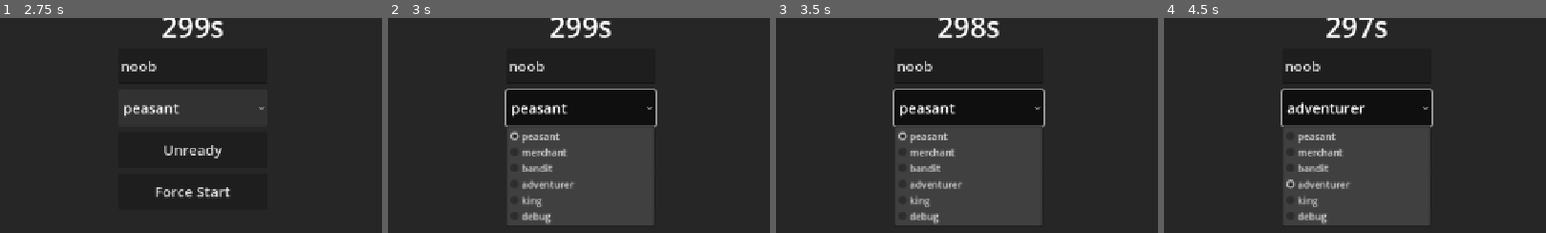
Above: before the commit, frames 1-4 (left to right).
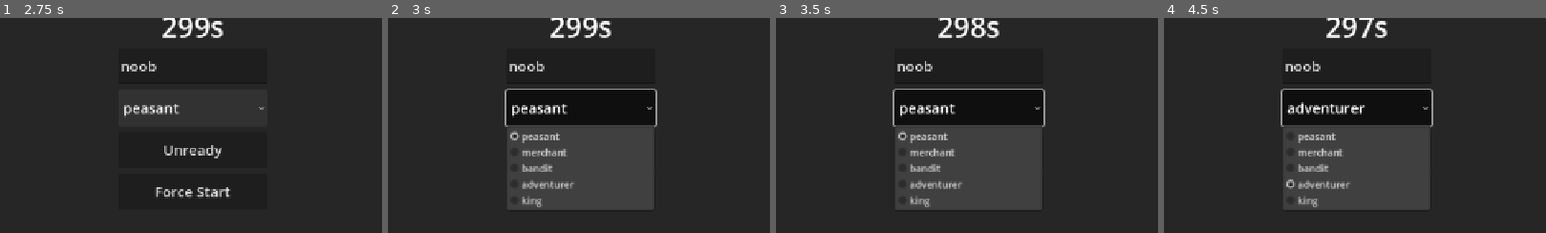
Above: after the commit, the same moments.

Repository: zakanater19/godot-roguetown
Game: Godot game, scene res://main_menu.tscn
The game is run twice, just before and just after one commit, with the same random seed, the same clock (stepped at 60 frames per second) and the same inputs.
Inputs (mouse positions are % of the whole screen's width and height, from its top left):
- Up to frame 1 (2.75 s): tap Enter at 0.5 s; move the mouse to (72, 45) at 0.52 s; hold D 0.53-1.25 s; hold Shift 0.53-1.25 s; click (72, 45) at 0.67 s; tap Space at 0.77 s; click "Host Server" at 1.25 s; click "Start Hosting" at 2 s
- Up to frame 2 (3 s): click "peasant" at 2.75 s
- Up to frame 3 (3.5 s): no input
- Up to frame 4 (4.5 s): click "Force Start" at 3.5 s; click "adventurer" at 4.25 s
The pictures show only the part of the screen within x 25-75%, y 30-80%; the shares and areas given below are measured in that part.

Frame 1 is identical in both runs. In frame 2, 2.6% of the frame differs, in the area x 31-70%, y 89-97%; in frame 3, 2.6%; in frame 4, 2.6%.

Commit message:
class restrictions

Diff:
--- a/classes.gd
+++ b/classes.gd
@@ -114,16 +114,5 @@
 			"cloak": "KingCloak",
 			"head": "Crown"
 		}
-	},
-	"debug": {
-		"stats": {
-			"strength": 20,
-			"agility": 10
-		},
-		"skills": {
-			"sword_fighting": 5,
-			"blacksmithing": 5
-		},
-		"equipment": {}
 	}
 }
--- a/lobby.gd
+++ b/lobby.gd
@@ -93,7 +93,6 @@
 	_class_option.add_item("bandit")
 	_class_option.add_item("adventurer")
 	_class_option.add_item("king")
-	_class_option.add_item("debug")
 	_class_option.add_theme_font_size_override("font_size", 24)
 	_class_option.custom_minimum_size = Vector2(250, 60)
 	_class_option.set_anchors_preset(Control.PRESET_CENTER)
@@ -154,7 +153,6 @@
 	_lj_class_option.add_item("bandit")
 	_lj_class_option.add_item("adventurer")
 	_lj_class_option.add_item("king")
-	_lj_class_option.add_item("debug")
 	_lj_class_option.add_theme_font_size_override("font_size", 20)
 	lj_vbox.add_child(_lj_class_option)
 
@@ -413,7 +411,7 @@
 	_error_dialog.dialog_text = msg
 	_error_dialog.popup_centered()
 
-@rpc("authority", "call_remote", "reliable")
+@rpc("authority", "call_local", "reliable")
 func rpc_show_name_error(msg: String) -> void:
 	_show_error(msg)
 
@@ -462,12 +460,29 @@
 	game_started = true
 	sync_game_started.rpc()
 
+	# Determine King candidate if any
+	var king_candidates =[]
+	for peer_id in ready_players:
+		var data = ready_players[peer_id]
+		if data.get("ready", false) == true and data.get("class", "peasant") == "king":
+			king_candidates.append(peer_id)
+
+	var chosen_king = -1
+	if king_candidates.size() > 0:
+		chosen_king = king_candidates.pick_random()
+
+	# Spawn evaluated players
 	for peer_id in ready_players:
 		var data = ready_players[peer_id]
 		if data.get("ready", false) == true:
-			# Pass the name explicitly, and false for is_latejoin
-			Host.spawn_player(peer_id, data.get("name", "noob"), data.get("class", "peasant"), false)
-			rpc_hide_lobby.rpc_id(peer_id)
+			if data.get("class", "peasant") == "king" and peer_id != chosen_king:
+				# Failed to get the role
+				data["ready"] = false
+				sync_ready_state.rpc(peer_id, false, data.get("name", "noob"), data.get("class", "peasant"))
+				rpc_show_name_error.rpc_id(peer_id, "You failed to get the King role. Please latejoin as another class.")
+			else:
+				Host.spawn_player(peer_id, data.get("name", "noob"), data.get("class", "peasant"), false)
+				rpc_hide_lobby.rpc_id(peer_id)
 
 @rpc("any_peer", "call_local", "reliable")
 func request_latejoin(p_name: String, p_class: String) -> void:
@@ -477,6 +492,24 @@
 	if _get_validation_error(p_name) != "":
 		rpc_show_name_error.rpc_id(multiplayer.get_remote_sender_id(), "Name invalid or taken.")
 		return
+
+	if p_class == "king":
+		var king_exists = false
+		for peer in Host.peers:
+			var p = Host.peers[peer]
+			if is_instance_valid(p) and p.get("character_class") == "king":
+				king_exists = true
+				break
+		if LateJoin != null and "LateJoin" in str(LateJoin.name):
+			for peer in LateJoin._disconnected_players:
+				var d = LateJoin._disconnected_players[peer]
+				if d.state.get("character_class") == "king":
+					king_exists = true
+					break
+
+		if king_exists:
+			rpc_show_name_error.rpc_id(multiplayer.get_remote_sender_id(), "The King role is already taken.")
+			return
 
 	var peer_id = multiplayer.get_remote_sender_id()
 	if peer_id == 0: peer_id = multiplayer.get_unique_id()
--- a/main.tscn
+++ b/main.tscn
@@ -13,6 +13,7 @@
 [ext_resource type="PackedScene" uid="uid://ccoal001sc" path="res://objects/coal.tscn" id="11_dg77c"]
 [ext_resource type="PackedScene" uid="uid://tree001sc" path="res://objects/tree.tscn" id="18_074og"]
 [ext_resource type="PackedScene" path="res://objects/spawner.tscn" id="23_d13ii"]
+[ext_resource type="PackedScene" path="res://objects/merchantvendor.tscn" id="29_qsp4k"]
 [ext_resource type="PackedScene" uid="uid://clamp001sc" path="res://objects/lamp.tscn" id="30_kq58d"]
 [ext_resource type="PackedScene" uid="uid://bkvmhw7qt51ly" path="res://objects/coin.tscn" id="31_seu75"]
 
@@ -89,7 +90,7 @@
 
 [node name="TileMapLayer_Z3" type="TileMapLayer" parent="."]
 z_index = 400
-tile_map_data = PackedByteArray("AADzAfCAQAAAAAAAAADDAZcAAAA …(44934 unchanged characters)… AD9AboAAAAAAAAAAAD9AbsAAQAGAAAAAAD9AbwAAAAEAAAAAAD9Ab0AAAAEAAAAAAD9Ab4AAAAEAAAAAAD9Ab8AAAAEAAAAAAD9AcAAAAAEAAAAAAD9AcEAAQAGAAAAAAD9 …(24018 unchanged characters)…
+tile_map_data = PackedByteArray("AADzAfCAQAAAAAAAAADDAZcAAAA …(44934 unchanged characters)… AD9AboAAAAAAAAAAAD9AbsAAQAGAAAAAAD9AbwAAQAGAAAAAAD9Ab0AAQAGAAAAAAD9Ab4AAQAGAAAAAAD9Ab8AAQAGAAAAAAD9AcAAAAAEAAAAAAD9AcEAAQAGAAAAAAD9 …(24018 unchanged characters)…
 tile_set = SubResource("TileSet_htxhm")
 
 [node name="Darken_Z3_Z4" type="ColorRect" parent="."]
@@ -287,3 +288,15 @@
 [node name="Tree17" parent="." instance=ExtResource("18_074og")]
 z_index = 402
 position = Vector2(29683, 11910)
+
+[node name="Spawner5" parent="." instance=ExtResource("23_d13ii")]
+position = Vector2(31676, 12692)
+spawn_type = "adventurer"
+
+[node name="MerchantVendor" parent="." instance=ExtResource("29_qsp4k")]
+z_index = 405
+position = Vector2(32739, 12127)
+
+[node name="Door6" parent="." instance=ExtResource("4_ryguw")]
+z_index = 405
+position = Vector2(32608, 12320)
--- a/objects/spawner.gd
+++ b/objects/spawner.gd
@@ -10,7 +10,7 @@
 		for key in Classes.DATA.keys():
 			options.append(key)
 	else:
-		options.append_array(["peasant", "merchant", "bandit", "adventurer", "swordsman", "miner", "debug"])
+		options.append_array(["peasant", "merchant", "bandit", "adventurer", "swordsman", "miner"])
 
 	options.append("latejoin")
 	options.append("antag latejoin")
Not shown: 1 places in main.tscn that only renumber resources
